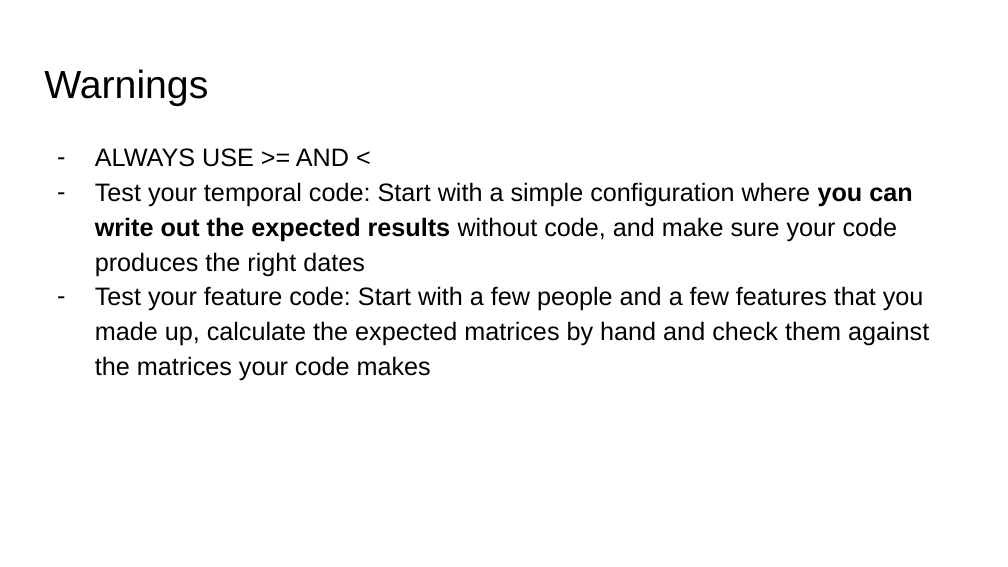
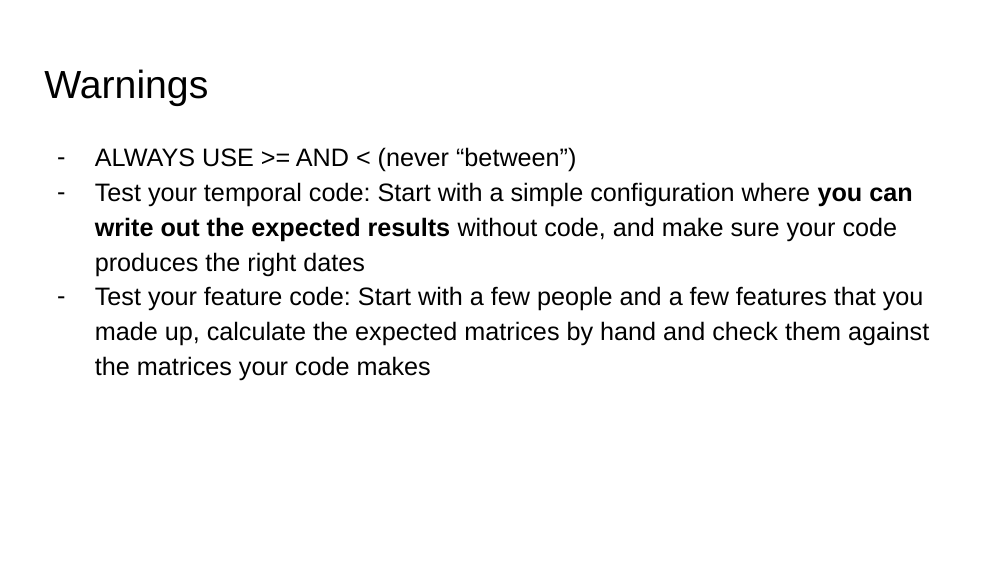
Before and after one commit to dssg/hitchhikers-guide, a slide deck: slide 42 of curriculum/3_modeling_and_machine_learning/temporal-cross-validation/temporal_cross_validation_slides.pptx. Drawn at 1008x567 pixels with LibreOffice and Linux fonts; fonts in the diff are those of the drawing. Boxes give left, top, right and bottom in pixels: in the first picture for what was removed or moved away, otherwise in the second. Text is boxed around its words. In the diff, an @@ line names an element or a change of style, - is before the commit and + after.

Commit message:
minor edits to temporal CV slides

```diff
--- a/curriculum/3_modeling_and_machine_learning/temporal-cross-validation/temporal_cross_validation_slides.pptx
+++ b/curriculum/3_modeling_and_machine_learning/temporal-cross-validation/temporal_cross_validation_slides.pptx
@@ text at [95, 147, 576, 172]: text changed @@
-– ALWAYS USE >= AND <
+– ALWAYS USE >= AND < (never “between”)
```
Also in this commit, not shown: 1 other file.
